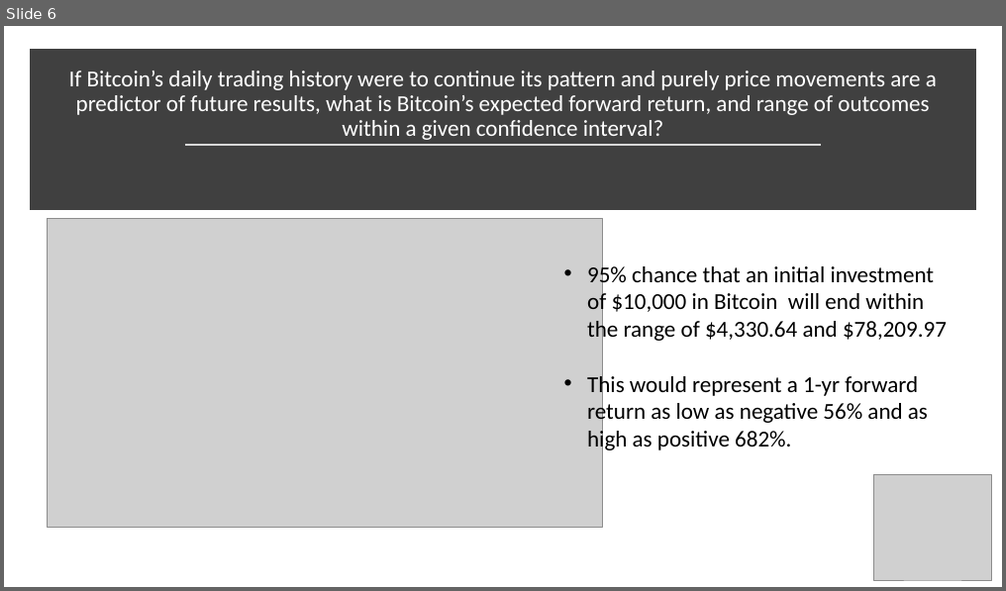
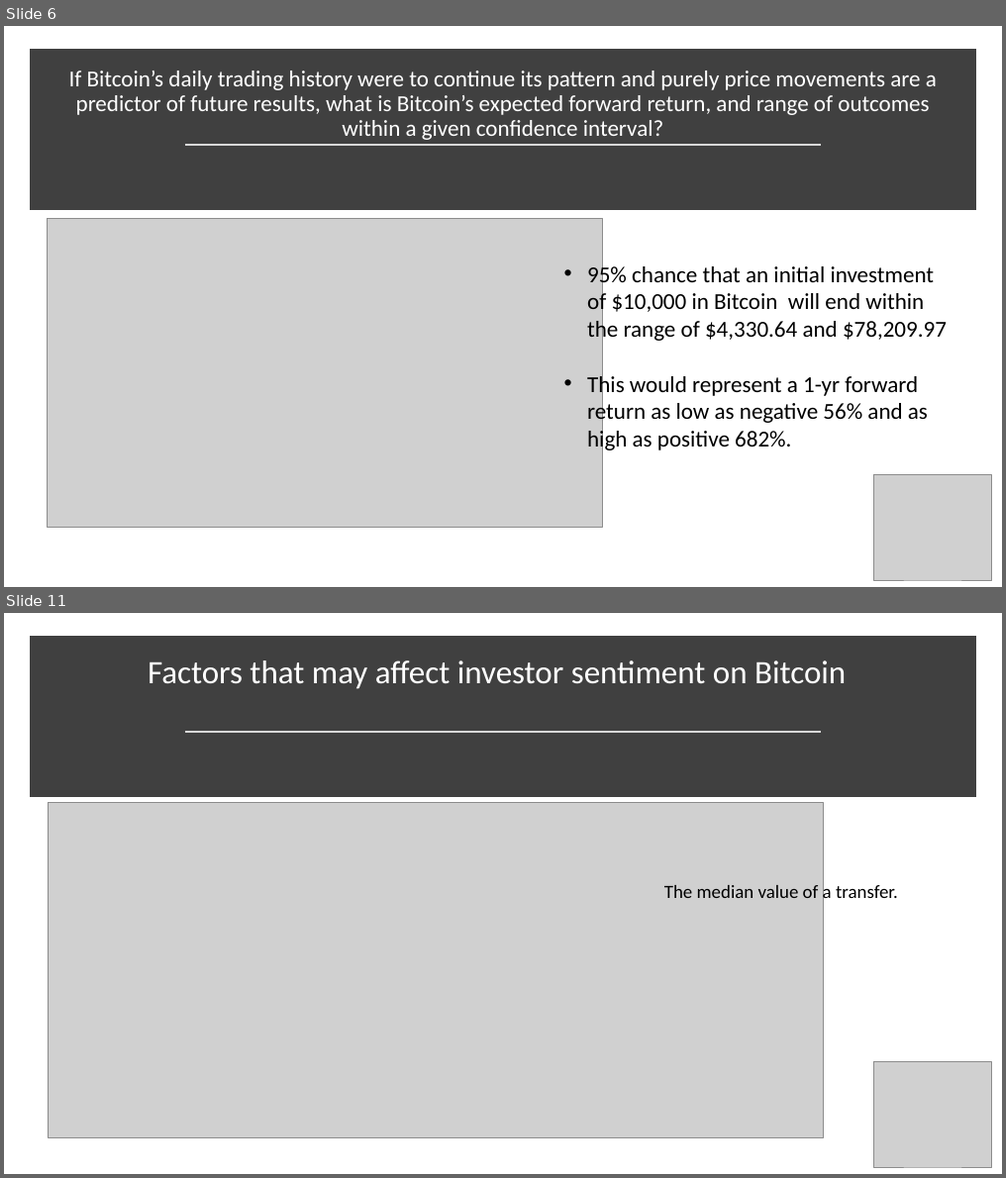
Before and after one commit to jennifermulroy/Bitcoin, a slide deck: Bitcoin_presentation.pptx. Shown one above the other, each under a label of ours: slide 6 before the commit, slides 6 and 11 after it; the slides between them are not shown. The pictures are 1006x591 and 1006x1178 pixels, drawn with LibreOffice and Linux fonts; fonts in the diff are those of the drawing; grey boxes stand for pictures. Boxes give left, top, right and bottom in pixels: in the first picture for what was removed or moved away, otherwise in the second. Text is boxed around its words. In the diff, an @@ line names an element or a change of style, - is before the commit and + after.

```diff
--- a/Bitcoin_presentation.pptx
+++ b/Bitcoin_presentation.pptx
@@ slide 11 added at (4, 613, 1002, 1174), background #FFFFFF @@
@@ rectangle added at (35, 642, 971, 792), fill #404040, outline #404040 10 pt @@
@@ title added at (148, 661, 846, 689), 31.5 pt, text #FFFFFF @@
+Factors that may affect investor sentiment on Bitcoin
@@ line added from (185, 731) to (822, 731), #D9D9D9 1.75 pt @@
@@ picture added at (48, 802, 824, 1138) @@
@@ text added at (664, 882, 898, 903), 18 pt, text #000000 @@
+The median value of a transfer.
@@ picture added at (874, 1062, 991, 1167) @@
```
Also in this commit, not shown: 1 slide changed, 8 other slides added, 1 other file.
